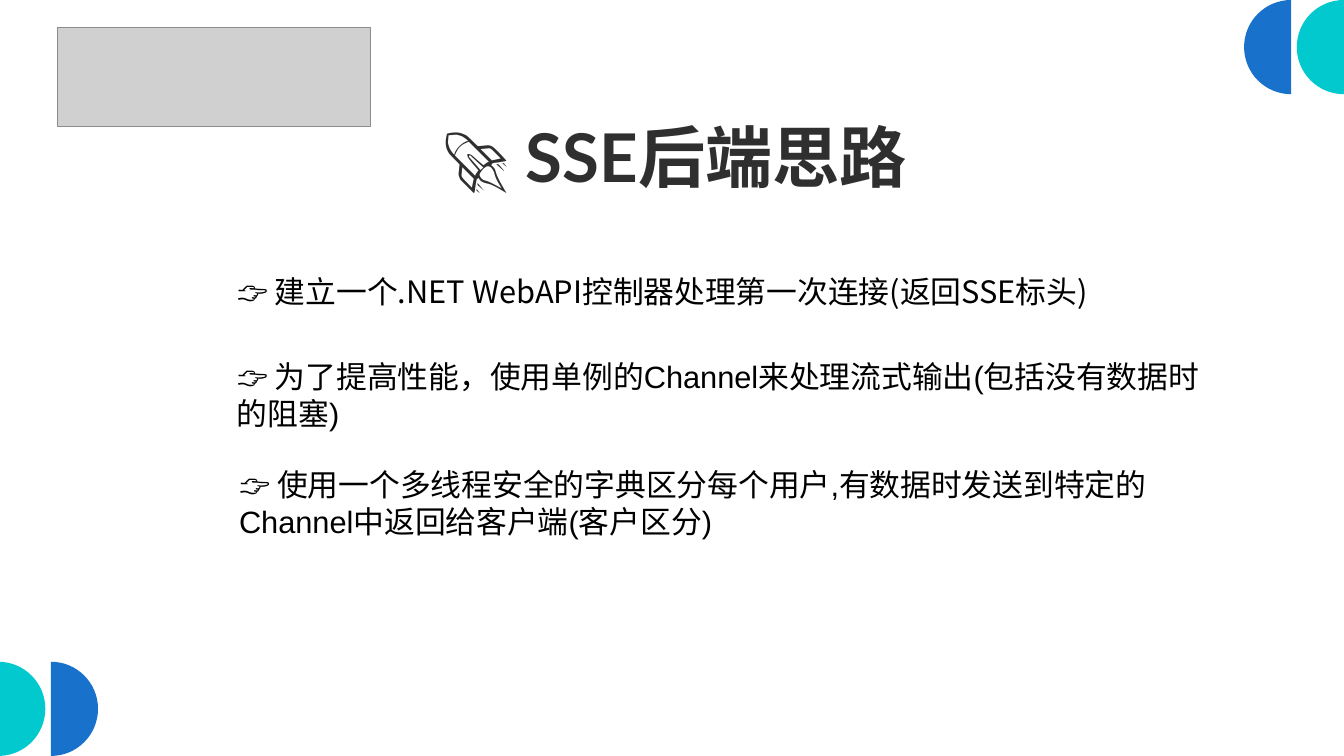
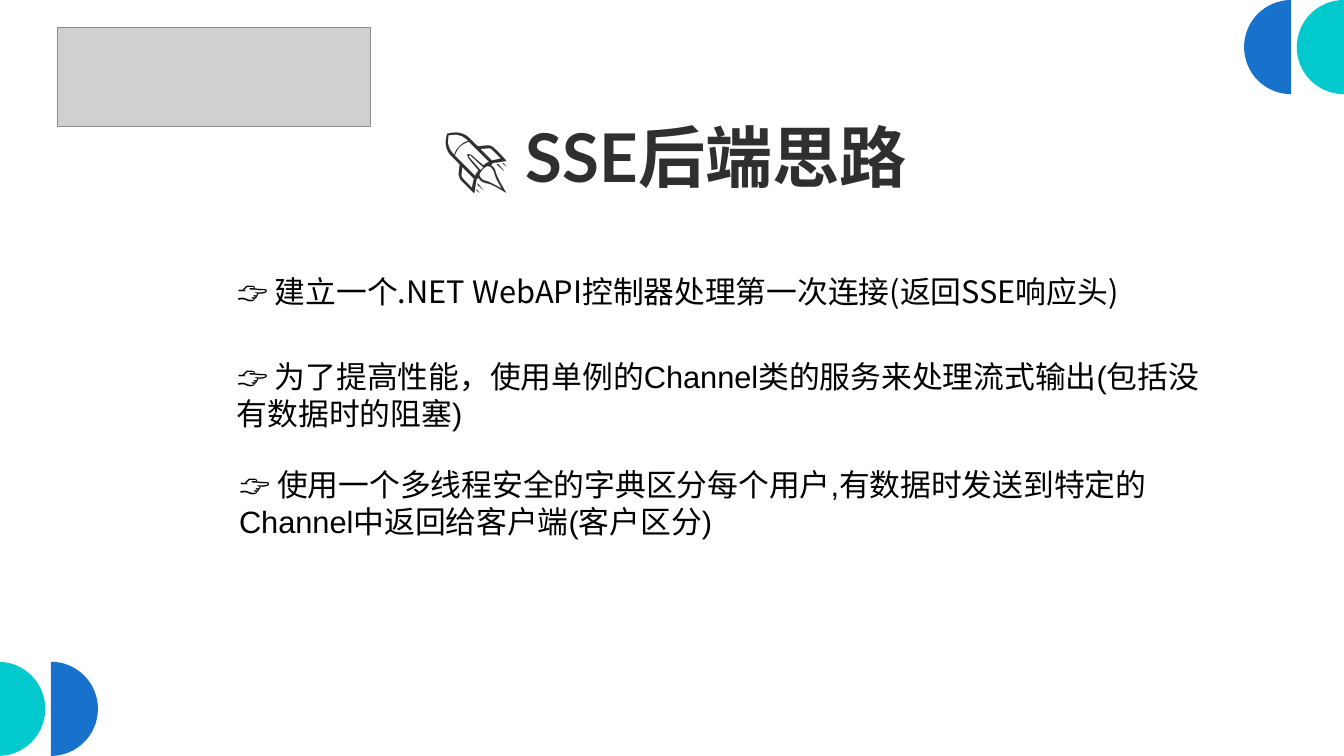
Before and after one commit to scottfly189/dotnet_net_course, a slide deck: slide 4 of src/8.SseDemo/sse_server.odp. Drawn at 1344x756 pixels with LibreOffice and Linux fonts; fonts in the diff are those of the drawing; grey boxes stand for pictures. Boxes give left, top, right and bottom in pixels: in the first picture for what was removed or moved away, otherwise in the second. Text is boxed around its words. In the diff, an @@ line names an element or a change of style, - is before the commit and + after.

```diff
--- a/src/8.SseDemo/sse_server.odp
+++ b/src/8.SseDemo/sse_server.odp
@@ text at box(275, 277, 1118, 309): text changed @@
-👉 建立一个.NET WebAPI控制器处理第一次连接(返回SSE标头)
+👉 建立一个.NET WebAPI控制器处理第一次连接(返回SSE响应头)
@@ text at box(237, 362, 1199, 432): text changed @@
-👉 为了提高性能，使用单例的Channel来处理流式输出(包括没有数据时的阻塞)
+👉 为了提高性能，使用单例的Channel类的服务来处理流式输出(包括没有数据时的阻塞)
```
Also in this commit, not shown: 1 other slide changed, 2 other files.
